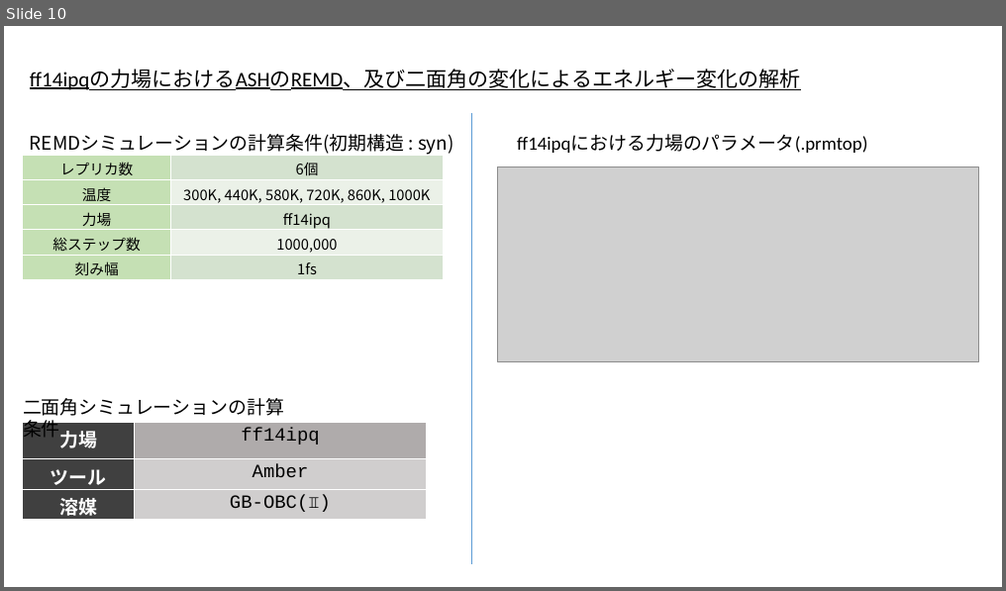
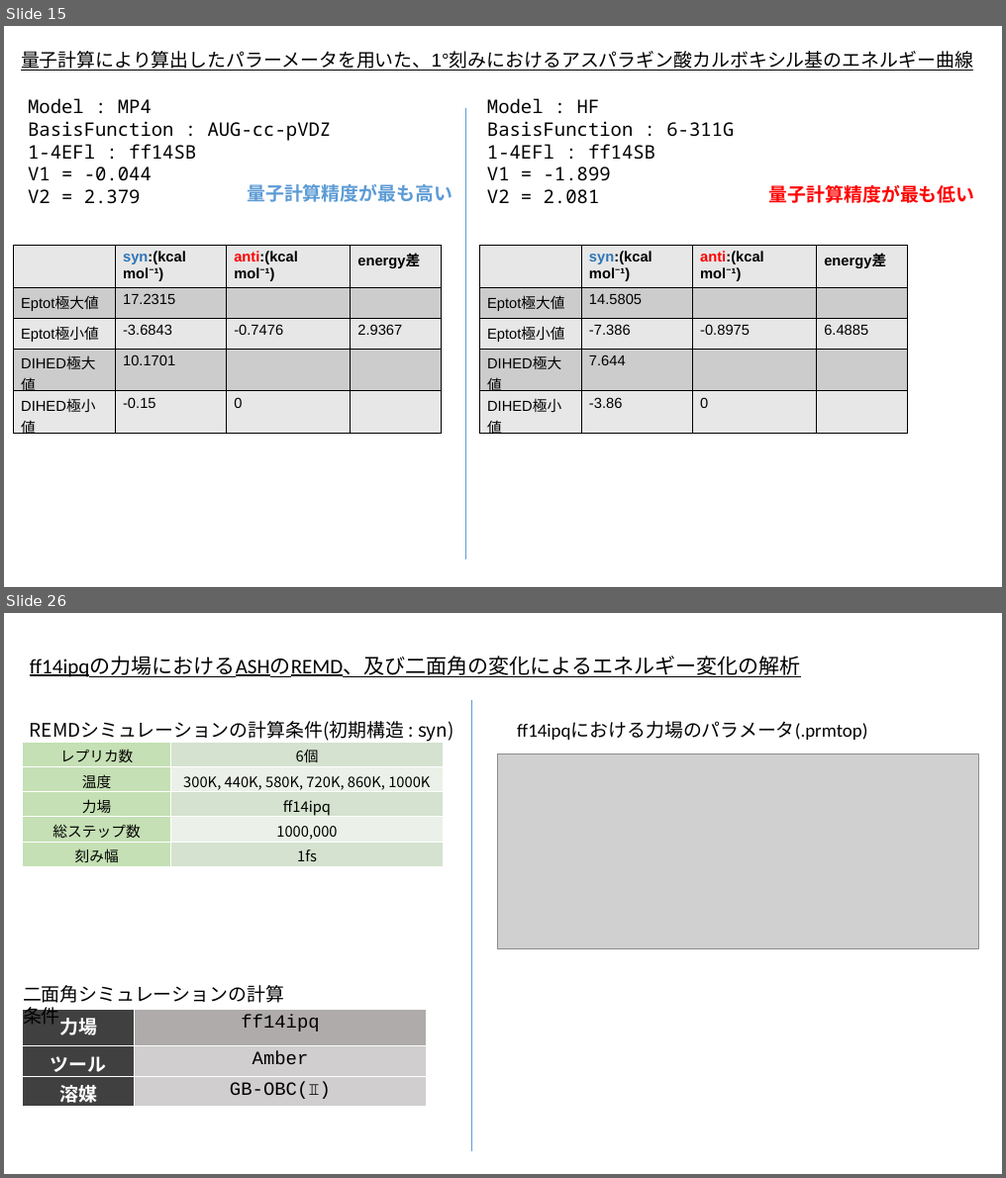
Before and after one commit to Onadius/Python_Labo, a slide deck: lab/SOTSURON/all_data/miyawaki_shintyoku_final_lab.pptx. Shown one above the other, each under a label of ours: slide 10 before the commit, slides 15 and 26 after it; the slides between them are not shown. The pictures are 1006x591 and 1006x1178 pixels, drawn with LibreOffice and Linux fonts; fonts in the diff are those of the drawing; grey boxes stand for pictures. Boxes give left, top, right and bottom in pixels: in the first picture for what was removed or moved away, otherwise in the second. Text is boxed around its words. In the diff, an @@ line names an element or a change of style, - is before the commit and + after.

Commit message:
ff99SBにてシミュレーション及びデータの収集

```diff
--- a/lab/SOTSURON/all_data/miyawaki_shintyoku_final_lab.pptx
+++ b/lab/SOTSURON/all_data/miyawaki_shintyoku_final_lab.pptx
@@ slide 15 added at [4, 26, 1002, 587], background #FFFFFF @@
@@ text added at [21, 51, 973, 71], 18 pt, text #000000, underline @@
+量子計算により算出したパラーメータを用いた、1°刻みにおけるアスパラギン酸カルボキシル基のエネルギー曲線
@@ text added at [28, 98, 332, 203], 18 pt, text #000000 @@
+Model : MP4
+BasisFunction : AUG-cc-pVDZ
+1-4EFl : ff14SB
+V1 = -0.044
+V2 = 2.379
@@ line added from (465, 108) to (465, 560), #5B9BD5 0.5 pt @@
@@ text added at [487, 98, 734, 203], 18 pt, text #000000 @@
+Model : HF
+BasisFunction : 6-311G
+1-4EFl : ff14SB
+V1 = -1.899
+V2 = 2.081
@@ text added at [247, 184, 452, 202], 18 pt, text #5B9BD5, bold @@
+量子計算精度が最も高い
@@ text added at [769, 184, 975, 203], 18 pt, text #FF0000, bold @@
+量子計算精度が最も低い
@@ table added at [14, 246, 441, 412], 5 rows, 4 columns @@
+ | syn:(kcal mol⁻¹) | anti:(kcal mol⁻¹) | energy差
+Eptot極大値 | 17.2315 |  | 
+Eptot極小値 | -3.6843 | -0.7476 | 2.9367
+DIHED極大値 | 10.1701 |  | 
+DIHED極小値 | -0.15 | 0 | 
@@ table added at [480, 246, 907, 412], 5 rows, 4 columns @@
+ | syn:(kcal mol⁻¹) | anti:(kcal mol⁻¹) | energy差
+Eptot極大値 | 14.5805 |  | 
+Eptot極小値 | -7.386 | -0.8975 | 6.4885
+DIHED極大値 | 7.644 |  | 
+DIHED極小値 | -3.86 | 0 | 
@@ what was slide 10 is now slide 26 @@
```
Also in this commit, not shown: 10 slides changed, 13 other slides added, 1 slide removed, 13 other files.
